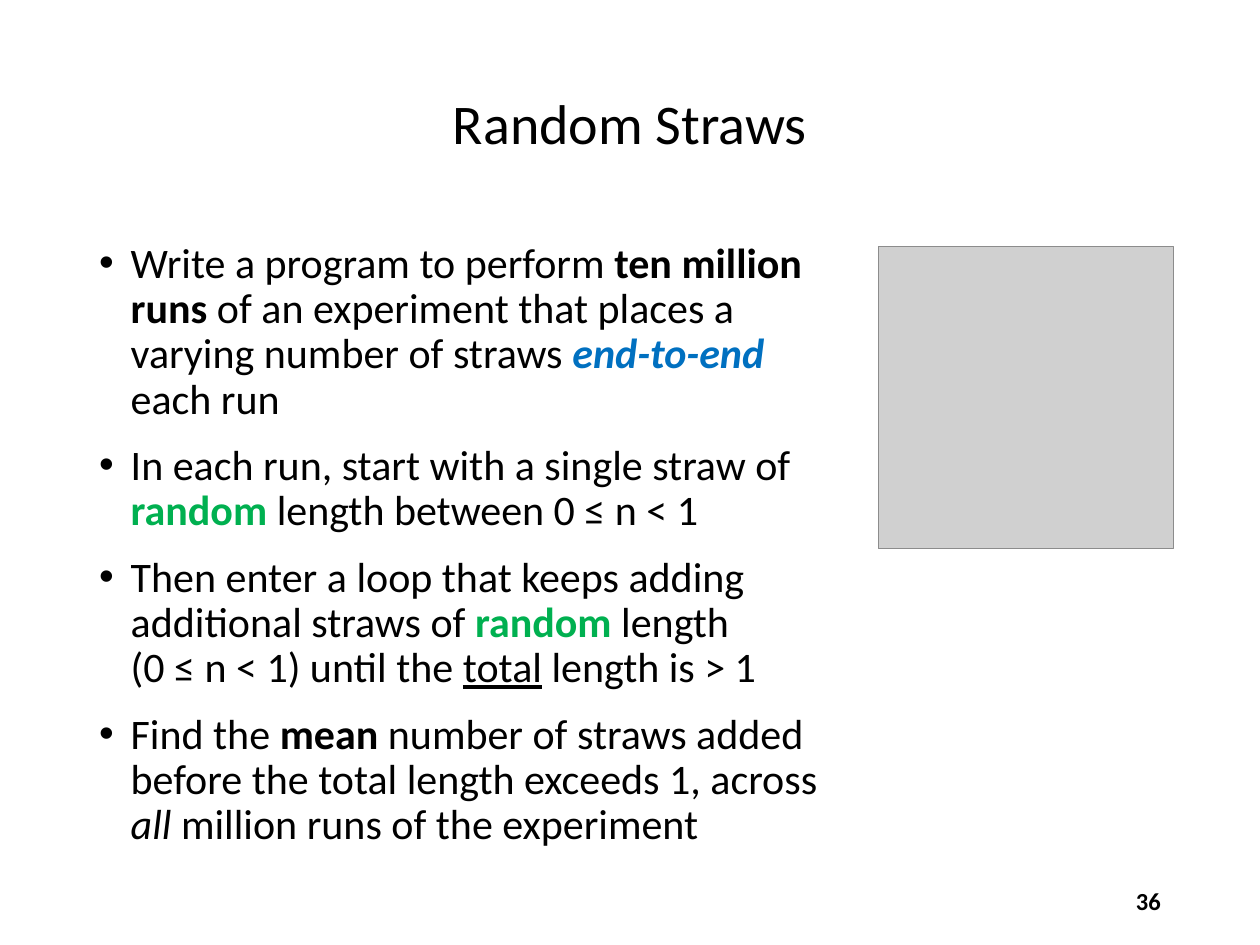
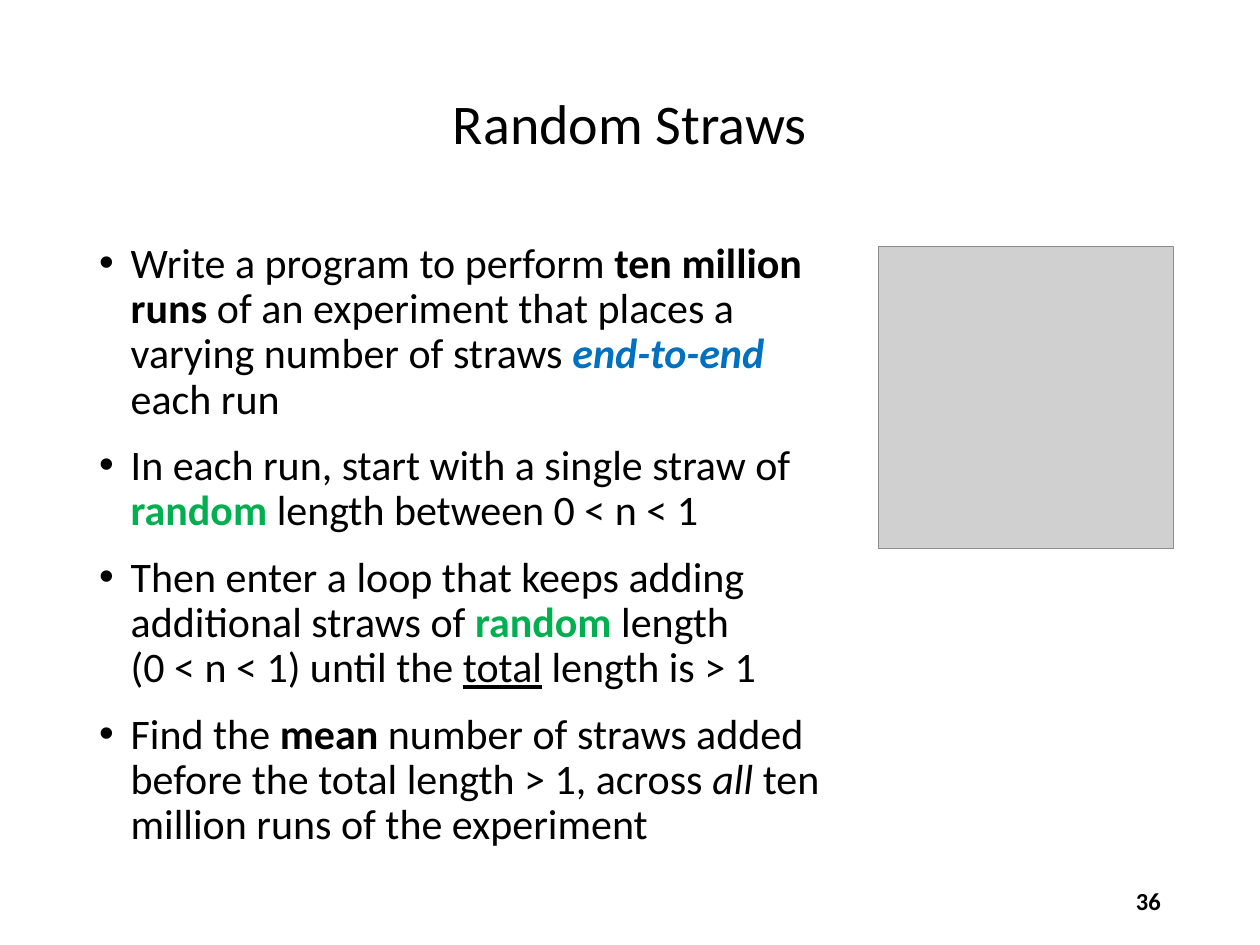
Before and after one commit to dbiersach/scicomp301-cpp-linux, a slide deck: slide 36 of session06/Session 06 - Statistics, Euler Line.pptx. Drawn at 1260x945 pixels with LibreOffice and Linux fonts; fonts in the diff are those of the drawing; grey boxes stand for pictures. Boxes give left, top, right and bottom in pixels: in the first picture for what was removed or moved away, otherwise in the second. Text is boxed around its words. In the diff, an @@ line names an element or a change of style, - is before the commit and + after.

```diff
--- a/session06/Session 06 - Statistics, Euler Line.pptx
+++ b/session06/Session 06 - Statistics, Euler Line.pptx
@@ text at [131, 450, 820, 846]: text changed @@
-• In each run, start with a single straw of random length between 0 ≤ n < 1
-• Then enter a loop that keeps adding additional straws of random length (0 ≤ n < 1) until the total length is > 1
-• Find the mean number of straws added before the total length exceeds 1, across all million runs of the experiment
+• In each run, start with a single straw of random length between 0 < n < 1
+• Then enter a loop that keeps adding additional straws of random length (0 < n < 1) until the total length is > 1
+• Find the mean number of straws added before the total length > 1, across all ten million runs of the experiment
```
Also in this commit, not shown: 4 other slides changed, 2 slides added, 3 other files.
